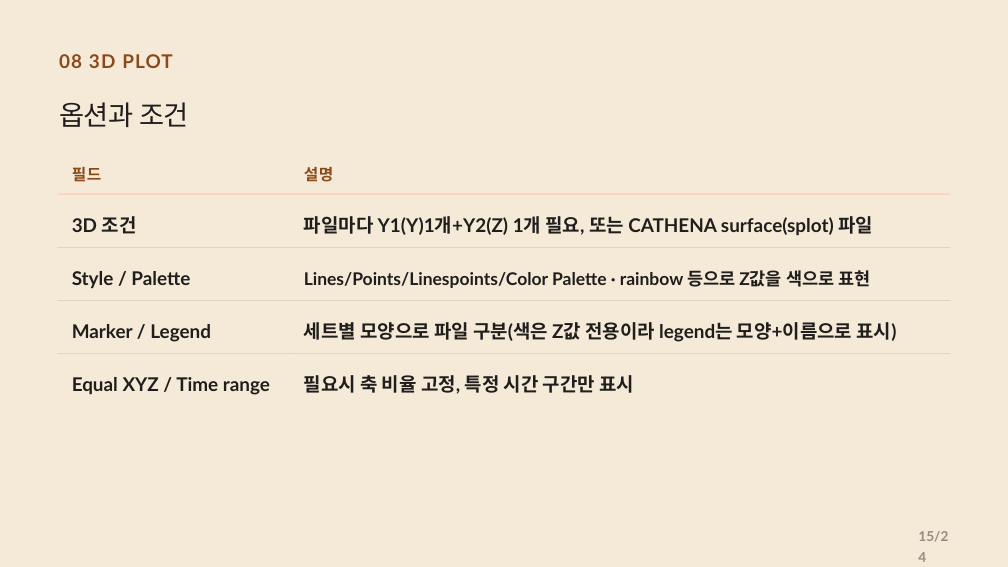
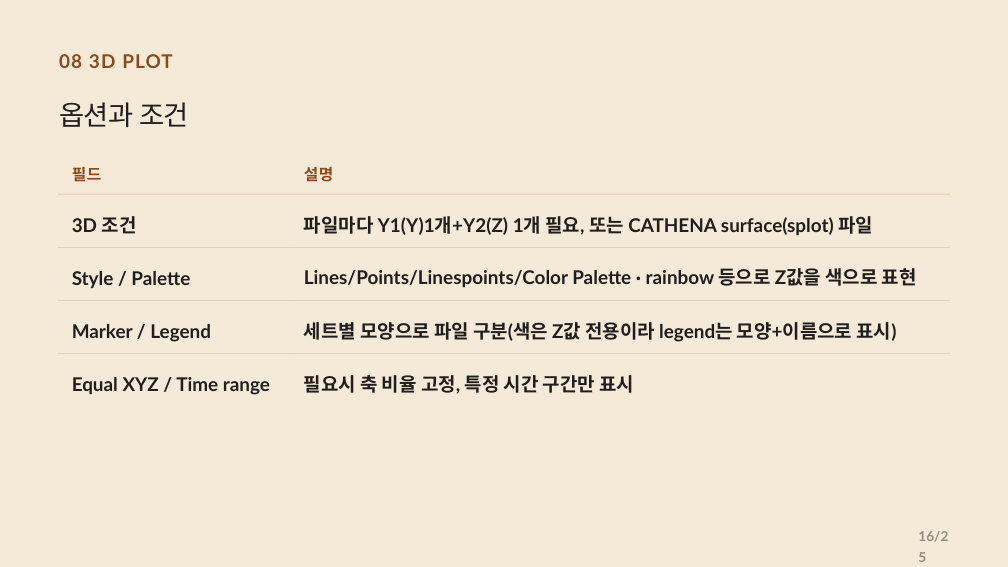
Before and after one commit to CWKIM113/CathPlot_Pub, a slide deck: slide 16 of CathPlot_발표.pptx (slide 15 before the commit). Drawn at 1008x567 pixels with LibreOffice and Linux fonts; fonts in the diff are those of the drawing. Boxes give left, top, right and bottom in pixels: in the first picture for what was removed or moved away, otherwise in the second. Text is boxed around its words. In the diff, an @@ line names an element or a change of style, - is before the commit and + after.

```diff
--- a/CathPlot_발표.pptx
+++ b/CathPlot_발표.pptx
@@ text "Lines/Points/Linespoints/Color Palette · rainbow 등으로 ..." at (x1=304, y1=268, x2=917, y2=287): size 25 to 27 pt; line spacing 1.3 to 1.2 @@
@@ text at (x1=918, y1=531, x2=948, y2=542): text changed @@
-15/24
+16/25
```
Also in this commit, not shown: 23 other slides changed, 1 slide added, 2 other files.
